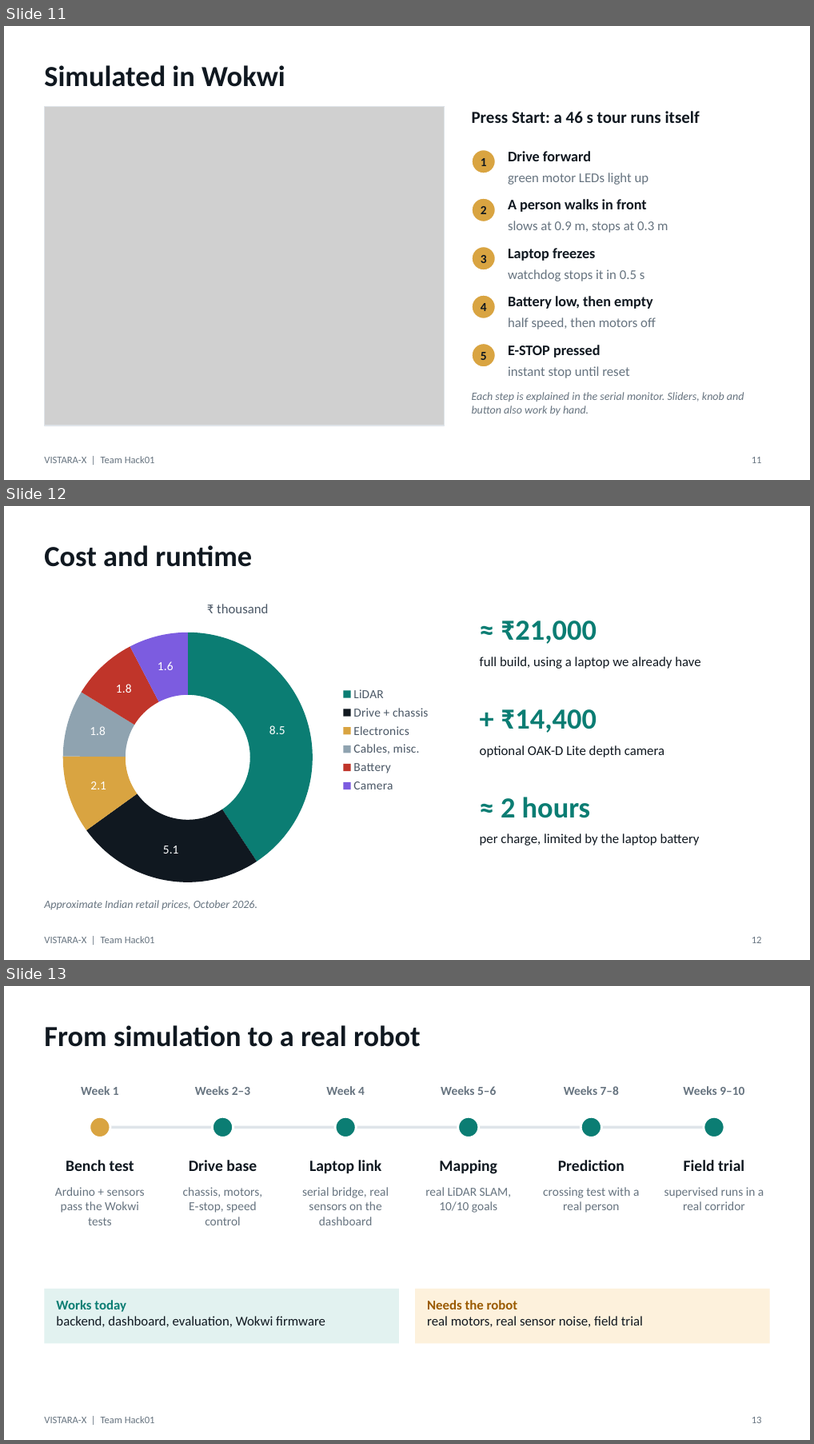
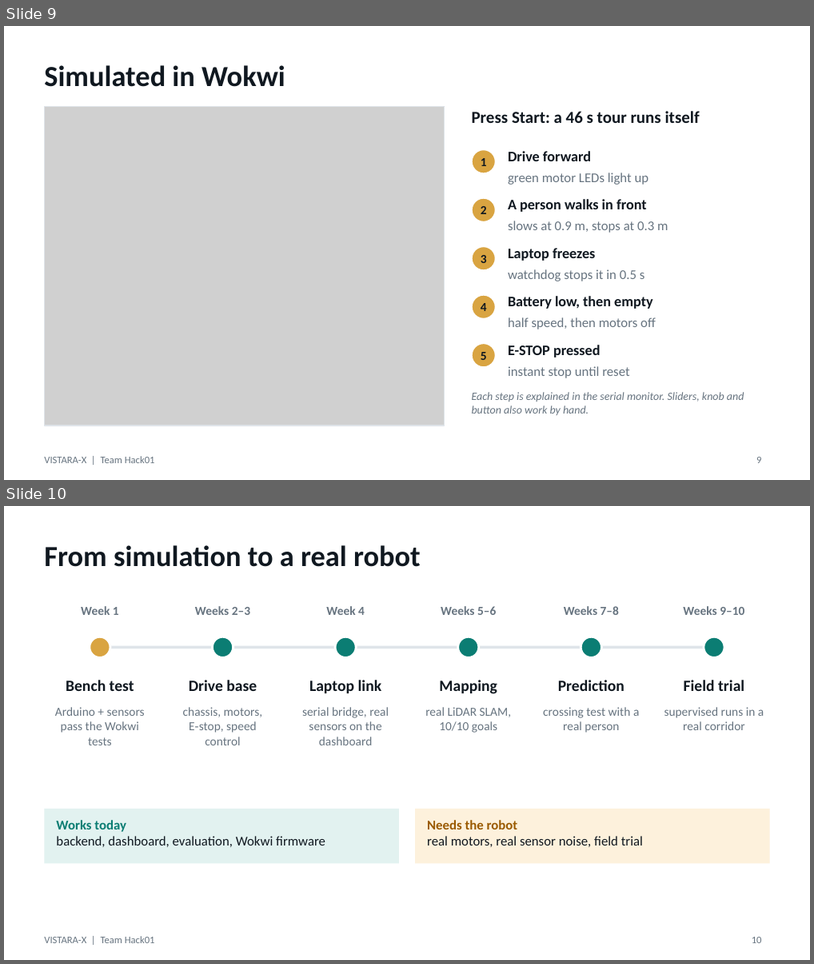
Before and after one commit to RiteshKumar2e/VISTARA-X, a slide deck: presentation/VISTARA-X_Hack01.pptx. Shown one above the other, each under a label of ours: slides 11, 12 and 13 before the commit, slides 9 and 10 after it. The pictures are 814x1444 and 814x964 pixels, drawn with LibreOffice and Linux fonts; fonts in the diff are those of the drawing; grey boxes stand for pictures. Boxes give left, top, right and bottom in pixels: in the first picture for what was removed or moved away, otherwise in the second. Text is boxed around its words. In the diff, an @@ line names an element or a change of style, - is before the commit and + after.

```diff
--- a/presentation/VISTARA-X_Hack01.pptx
+++ b/presentation/VISTARA-X_Hack01.pptx
@@ slide 12 removed at [4,506,810,960], background #FFFFFF; not listed: 1 template element that a slide beside it also shows @@
@@ title removed at [44,545,252,567] @@
-Cost and runtime
@@ doughnut chart removed at [36,587,439,893] @@
-title "₹ thousand"
-categories: LiDAR, Drive + chassis, Electronics, Cables, misc., Battery, Camera
-Series 1: 8.5, 5.1, 2.1, 1.8, 1.8, 1.6
@@ text removed at [501,620,597,644] @@
-≈ ₹21,000
@@ text removed at [480,656,701,668] @@
-full build, using a laptop we already have
@@ text removed at [501,709,597,732] @@
-+ ₹14,400
@@ text removed at [480,745,665,757] @@
-optional OAK-D Lite depth camera
@@ text removed at [501,796,591,818] @@
-≈ 2 hours
@@ text removed at [480,833,700,845] @@
-per charge, limited by the laptop battery
@@ text removed at [44,900,258,909] @@
-Approximate Indian retail prices, October 2026.
@@ page number removed at [752,936,762,943] @@
-12
@@ what was slide 11 is now slide 9 @@
@@ page number at [757,456,762,463]: text changed @@
-11
+9
@@ what was slide 13 is now slide 10 @@
@@ page number at [752,936,762,943]: text changed @@
-13
+10
```
Also in this commit, not shown: 2 slides changed, 3 other slides removed, 2 other files.
